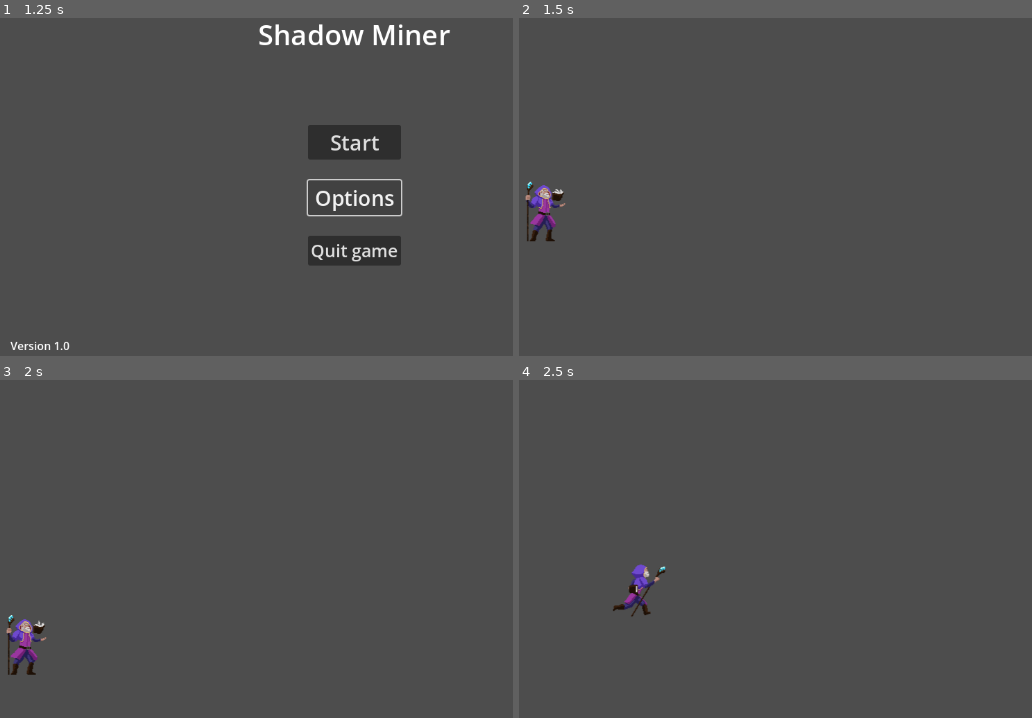
Above: before the commit, frames 1-4 (two rows, left to right).
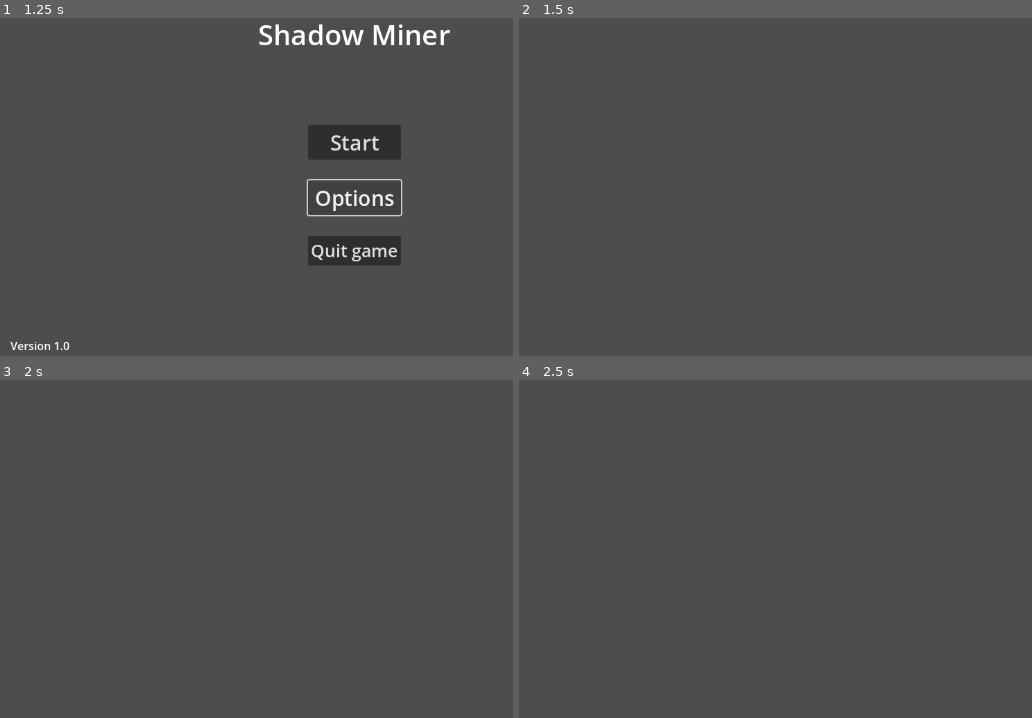
Above: after the commit, the same moments.

Repository: Aditya-1301/ShadowMiner
Game: Godot game, scene res://scenes/main_menu.tscn
The game is run twice, just before and just after one commit, with the same random seed, the same clock (stepped at 60 frames per second) and the same inputs.
Inputs (mouse positions are in pixels of both pictures, inside the frame that each line leads up to):
- Up to frame 1 (1.25 s): click "Options" at 0.5 s
- Up to frame 2 (1.5 s): click "Start" at 1.25 s
- Up to frame 3 (2 s): no input
- Up to frame 4 (2.5 s): tap Enter (ui_accept) at 2, 2.27 s; move the mouse to (outside the picture) at 2.02 s; hold Right (ui_right) from 2.03 s (still down)

Frame 1 is identical in both runs. In frame 2, 0.7% of the frame differs, in the area x 1-9%, y 48-66%; in frame 3, 0.7%; in frame 4, 0.5%.

Commit message:
Change menu scripts names and organization

Diff:
--- a/scenes/main_menu.tscn
+++ b/scenes/main_menu.tscn
@@ -1,9 +1,8 @@
-[gd_scene load_steps=3 format=3 uid="uid://betdgvlp3b5ip"]
+[gd_scene load_steps=2 format=3 uid="uid://4gi0uwy803dq"]
 
-[ext_resource type="Script" path="res://scripts/start_text.gd" id="1_fsvt5"]
-[ext_resource type="Script" path="res://scripts/quit_text.gd" id="2_okden"]
+[ext_resource type="Script" path="res://scripts/main_menu.gd" id="1_4pj2y"]
 
-[node name="MarginContainer" type="MarginContainer"]
+[node name="Menu" type="MarginContainer"]
 anchors_preset = 15
 anchor_right = 1.0
 anchor_bottom = 1.0
@@ -13,6 +12,8 @@
 theme_override_constants/margin_top = 80
 theme_override_constants/margin_right = 0
 theme_override_constants/margin_bottom = 80
+script = ExtResource("1_4pj2y")
+next_scene_path = "res://stage0.tscn"
 
 [node name="BackgroundImage" type="TextureRect" parent="."]
 layout_mode = 2
@@ -40,31 +41,29 @@
 size_flags_vertical = 6
 theme_override_constants/separation = 30
 
-[node name="start_text" type="Button" parent="MarginContainer/VBoxContainer/MenuItems"]
+[node name="StartButton" type="Button" parent="MarginContainer/VBoxContainer/MenuItems"]
 layout_mode = 2
 theme_override_colors/font_outline_color = Color(0, 0, 0, 1)
 theme_override_constants/outline_size = 0
 theme_override_font_sizes/font_size = 30
 text = "Start
 "
-script = ExtResource("1_fsvt5")
 
-[node name="options_text" type="Button" parent="MarginContainer/VBoxContainer/MenuItems"]
+[node name="OptionsButton" type="Button" parent="MarginContainer/VBoxContainer/MenuItems"]
 layout_mode = 2
 theme_override_constants/outline_size = 0
 theme_override_font_sizes/font_size = 30
 text = "Options"
 
-[node name="quit_text" type="Button" parent="MarginContainer/VBoxContainer/MenuItems"]
+[node name="QuitButton" type="Button" parent="MarginContainer/VBoxContainer/MenuItems"]
 layout_mode = 2
 theme_override_constants/outline_size = 0
 theme_override_font_sizes/font_size = 25
 text = "Quit game"
-script = ExtResource("2_okden")
 
 [node name="version_text" type="Label" parent="MarginContainer/VBoxContainer"]
 layout_mode = 2
 text = "Version 1.0"
 
-[connection signal="pressed" from="MarginContainer/VBoxContainer/MenuItems/start_text" to="MarginContainer/VBoxContainer/MenuItems/start_text" method="_on_pressed"]
-[connection signal="pressed" from="MarginContainer/VBoxContainer/MenuItems/quit_text" to="MarginContainer/VBoxContainer/MenuItems/quit_text" method="_on_pressed"]
+[connection signal="pressed" from="MarginContainer/VBoxContainer/MenuItems/StartButton" to="." method="_on_StartButton_pressed"]
+[connection signal="pressed" from="MarginContainer/VBoxContainer/MenuItems/QuitButton" to="." method="_on_QuitButton_pressed"]
--- /dev/null
+++ b/scripts/main_menu.gd
@@ -0,0 +1,10 @@
+extends MarginContainer
+
+@export var next_scene_path: String
+
+
+func _on_StartButton_pressed():
+	get_tree().change_scene_to_file(next_scene_path)
+
+func _on_QuitButton_pressed():
+	get_tree().quit(0)
--- a/scripts/menu_interaction.gd
+++ /dev/null
@@ -1,14 +0,0 @@
-extends Node
-
-
-# Called when the node enters the scene tree for the first time.
-func _ready():
-	pass # Replace with function body.
-
-
-# Called every frame. 'delta' is the elapsed time since the previous frame.
-func _process(delta):
-	pass
-
-func _on_mouse_entered():
-	pass # Replace with function body.
--- a/scripts/quit_text.gd
+++ /dev/null
@@ -1,8 +0,0 @@
-extends Button
-
-# Out of the nature of the game, we do not do any saving or similar
-# Hence not notifications, that is using
-#	get_tree().root.propagate_notification(NOTIFICATION_WM_CLOSE_REQUEST)
-# is made which might be used to delay the quitting while also saving information to the FileSystem
-func _on_pressed():
-	get_tree().quit(0)
--- a/scripts/start_text.gd
+++ /dev/null
@@ -1,4 +0,0 @@
-extends Button
-
-func _on_pressed():
-	get_tree().change_scene_to_file("res://scenes/stage0.tscn")
--- /dev/null
+++ b/stage0.tscn
@@ -0,0 +1,3 @@
+[gd_scene format=3 uid="uid://b0knxujp8va43"]
+
+[node name="Stage0" type="Node2D"]
